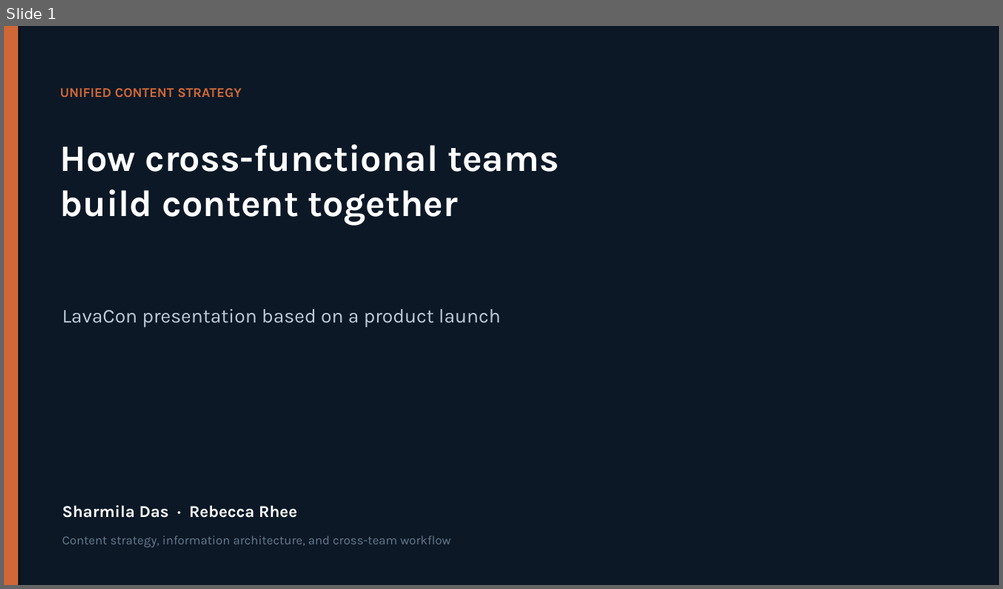
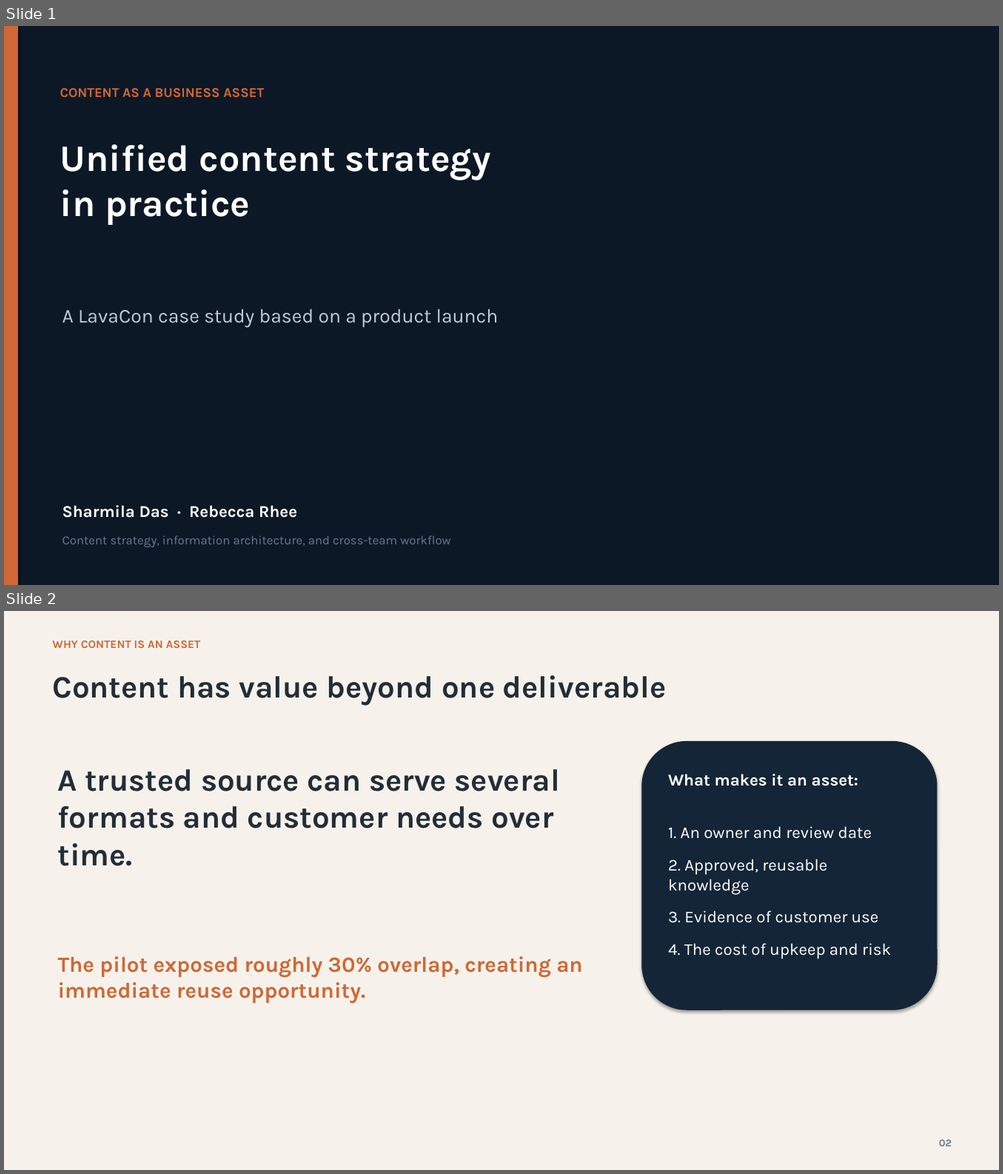
Before and after one commit to sharmiladas/sharmiladas.github.io, a slide deck: downloads/Unified_Content_Strategy_in_Practice.pptx. Shown one above the other, each under a label of ours: slide 1 before the commit, slides 1 and 2 after it. The pictures are 1003x589 and 1003x1174 pixels, drawn with LibreOffice and Linux fonts; fonts in the diff are those of the drawing. Boxes give left, top, right and bottom in pixels: in the first picture for what was removed or moved away, otherwise in the second. Text is boxed around its words. In the diff, an @@ line names an element or a change of style, - is before the commit and + after.

Commit message:
Add original LavaCon slide and asset deck

```diff
--- a/downloads/Unified_Content_Strategy_in_Practice.pptx
+++ b/downloads/Unified_Content_Strategy_in_Practice.pptx
@@ slide 2 added at <box>4,611,999,1170</box>, background #FFFFFF @@
@@ rectangle added at <box>4,611,999,1170</box>, fill #F6F2EB, outline #F6F2EB 0.75 pt @@
@@ text added at <box>52,641,201,648</box>, 11 pt, text #CF6836, bold @@
+WHY CONTENT IS AN ASSET
@@ text added at <box>52,675,666,706</box>, 30 pt, text #222D38, bold @@
+Content has value beyond one deliverable
@@ rounded rectangle added at <box>642,741,936,1010</box>, fill #142537, outline #142537 0.75 pt @@
@@ text added at <box>58,769,560,866</box>, 30 pt, text #222D38, bold @@
+A trusted source can serve several formats and customer needs over time.
@@ text added at <box>668,774,858,786</box>, 16 pt, text #FFFFFF, bold @@
+What makes it an asset:
@@ text added at <box>668,826,891,960</box>, 16 pt, text #FFFFFF @@
+1. An owner and review date
+2. Approved, reusable knowledge
+3. Evidence of customer use
+4. The cost of upkeep and risk
@@ text added at <box>58,957,582,1003</box>, 21 pt, text #CF6836, bold @@
+The pilot exposed roughly 30% overlap, creating an immediate reuse opportunity.
@@ text added at <box>939,1140,951,1147</box>, 10 pt, text #687B8E, bold @@
+02
@@ slide 1 changed as well @@
@@ text at <box>60,88,264,98</box>: text changed @@
-UNIFIED CONTENT STRATEGY
+CONTENT AS A BUSINESS ASSET
@@ text at <box>60,144,491,225</box>: text changed @@
-How cross-functional teams
-build content together
+Unified content strategy
+in practice
@@ text at <box>62,309,498,328</box>: text changed @@
-LavaCon presentation based on a product launch
+A LavaCon case study based on a product launch
```
Also in this commit, not shown: 20 other slides changed, 1 other slide added, 1 other file.
